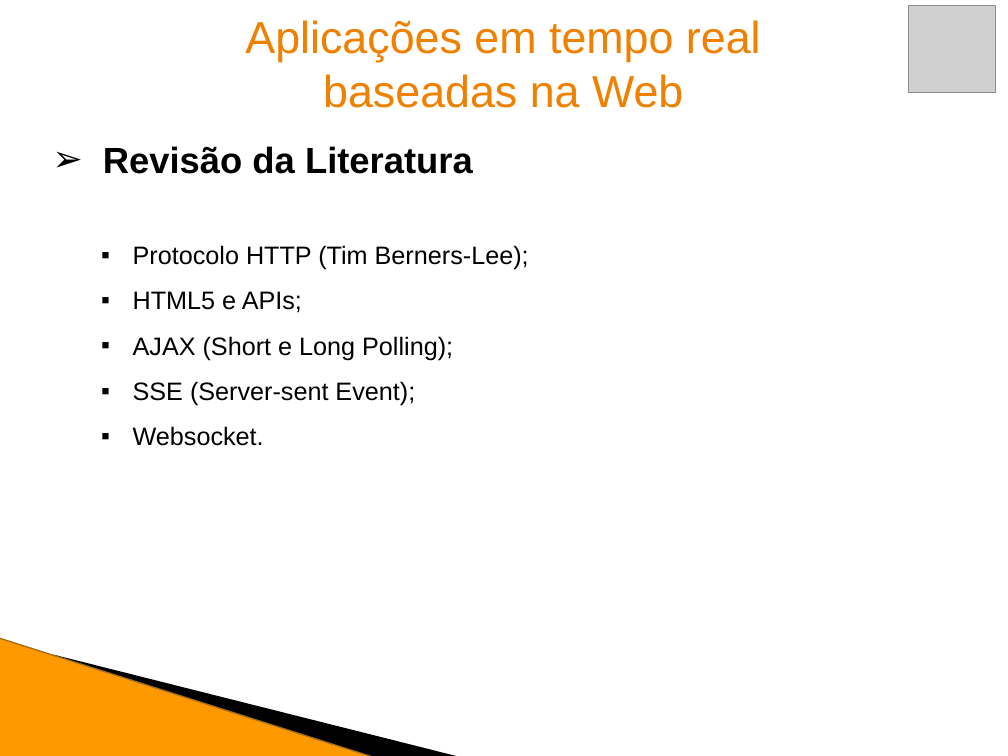
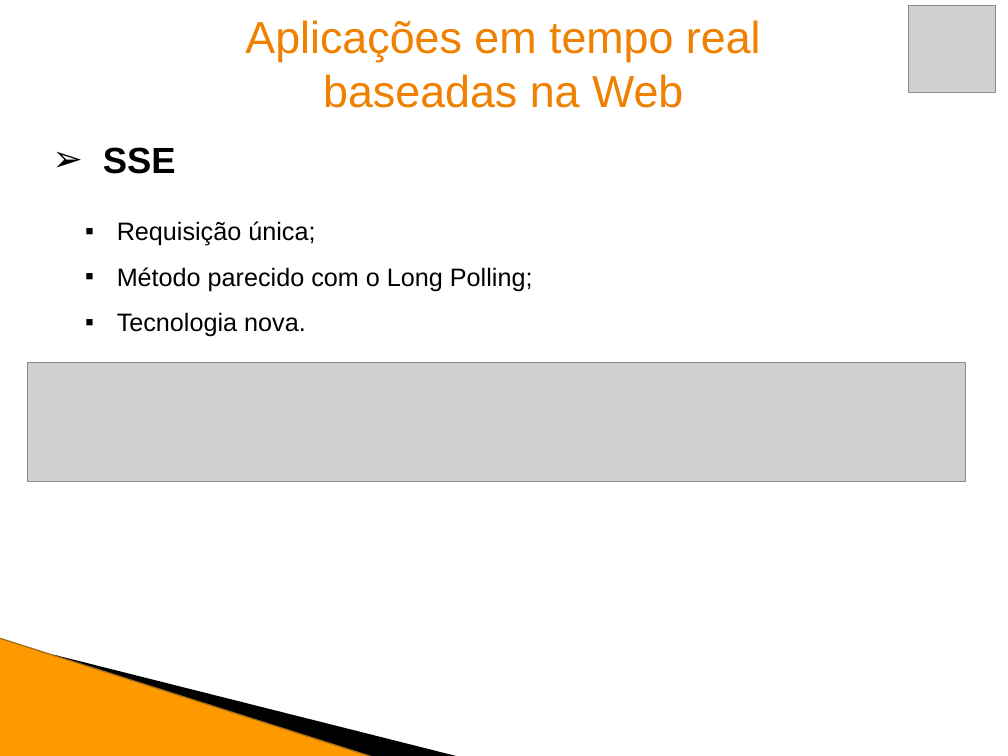
Before and after one commit to rafaelcouto/tcc, a slide deck: slide 11 of docs/apresentacao.pptx (slide 4 before the commit). Drawn at 1008x756 pixels with LibreOffice and Linux fonts; fonts in the diff are those of the drawing; grey boxes stand for pictures. Boxes give left, top, right and bottom in pixels: in the first picture for what was removed or moved away, otherwise in the second. Text is boxed around its words. In the diff, an @@ line names an element or a change of style, - is before the commit and + after.

```diff
--- a/docs/apresentacao.pptx
+++ b/docs/apresentacao.pptx
@@ text at [103,147,176,174]: text changed @@
-➢ Revisão da Literatura
+➢ SSE
@@ text added at [117,221,533,337], 18 pt, text #000000 @@
+▪ Requisição única;
+▪ Método parecido com o Long Polling;
+▪ Tecnologia nova.
@@ text removed at [133,245,529,446] @@
-▪ Protocolo HTTP (Tim Berners-Lee);
-▪ HTML5 e APIs;
-▪ AJAX (Short e Long Polling);
-▪ SSE (Server-sent Event);
-▪ Websocket.
@@ picture added at [28,362,966,481] @@
```
Also in this commit, not shown: 5 other slides changed, 1 slide added.
